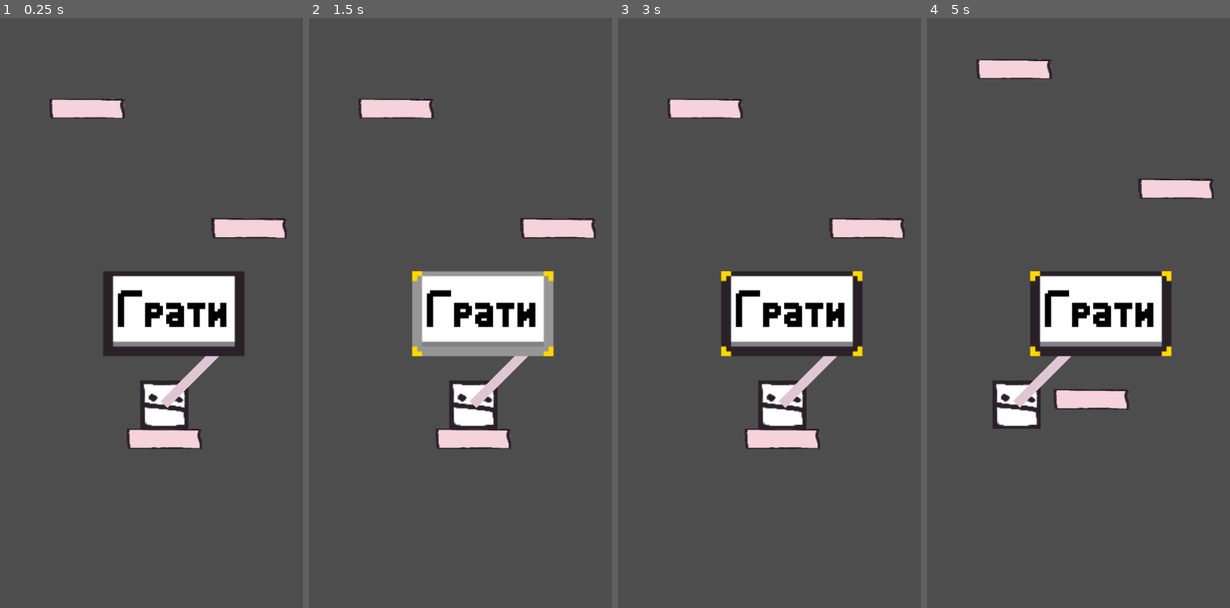
Above: before the commit, frames 1-4 (left to right).
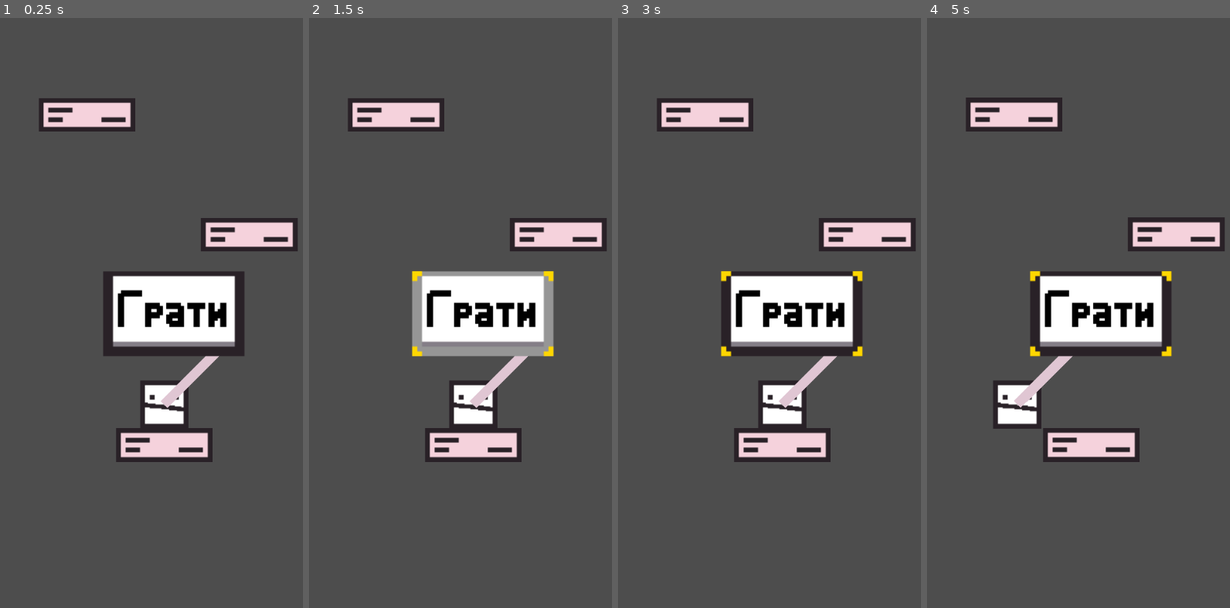
Above: after the commit, the same moments.

Repository: Damglador/PixelJump
Game: Godot game, scene res://scenes/game.tscn
Two runs of this game, one before a commit and one after it. Both use one fixed random seed, a clock stepped at 60 frames per second and the inputs below.
Inputs (mouse positions are in pixels of both pictures, inside the frame that each line leads up to):
- Up to frame 1 (0.25 s): no input
- Up to frame 2 (1.5 s): click "Грати" at 0.5 s; click "Грати" at 1.25 s
- Up to frame 3 (3 s): click "Грати" at 2 s; tap Enter at 2.75 s; move the mouse to (869, 283) at 2.77 s; click (869, 283) at 2.92 s
- Up to frame 4 (5 s): tap Space at 3.5 s; drag from (1030, 342) to (1084, 436) at 3.52 s; move the mouse to (1136, 177) at 4.27 s; click (1136, 177) at 4.42 s

The runs differ from the first frame. In frame 1, 3.9% of the frame differs, in the area x 12-99%, y 13-76%; in frame 2, 3.9%; in frame 3, 3.9%; in frame 4, 8.0%, in the area x 12-99%, y 6-76%.

Commit message:
Redraw art

Diff:
--- a/src/scenes/platform.tscn
+++ b/src/scenes/platform.tscn
@@ -3,18 +3,15 @@
 [ext_resource type="Texture2D" uid="uid://cemp4yqypbdcd" path="res://assets/Illustration7.png" id="1_ba0x2"]
 
 [sub_resource type="RectangleShape2D" id="RectangleShape2D_nlgqw"]
-size = Vector2(77, 20)
+size = Vector2(100, 34)
 
 [node name="Platform" type="Node2D"]
 
 [node name="AnimatableBody2D" type="CharacterBody2D" parent="." groups=["Platform"]]
 
 [node name="CollisionShape2D" type="CollisionShape2D" parent="AnimatableBody2D"]
-position = Vector2(0.499998, 2.38419e-07)
 shape = SubResource("RectangleShape2D_nlgqw")
 one_way_collision = true
 
 [node name="Sprite2D" type="Sprite2D" parent="AnimatableBody2D"]
-position = Vector2(3.33786e-06, 0.5)
-scale = Vector2(0.78, 0.42)
 texture = ExtResource("1_ba0x2")
Binary file changed: src/assets/Illustration7.png
Not shown, changed: src/assets/Illustration7.png.import
Binary file changed: src/assets/Player.png
Not shown, changed: src/assets/Player.png.import
